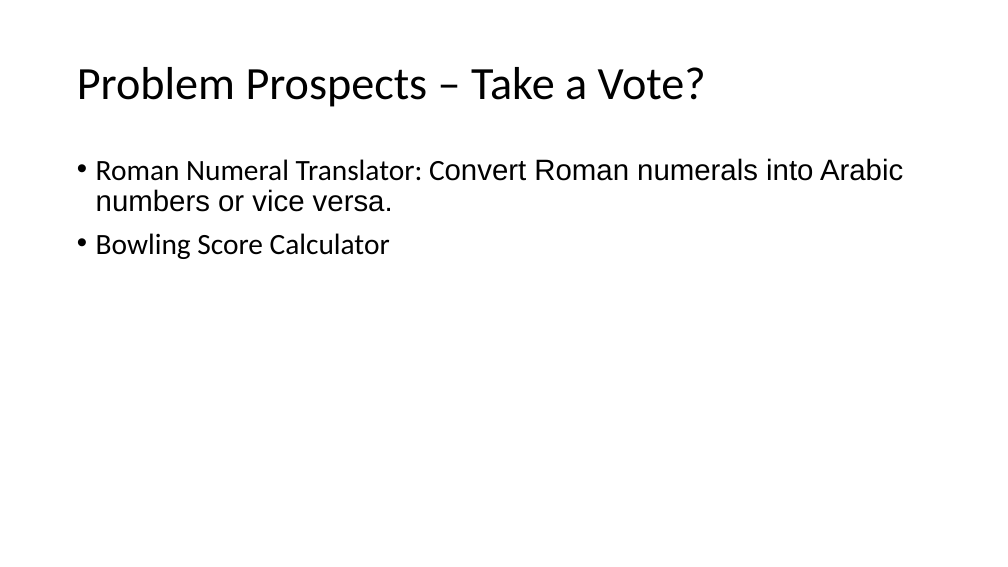
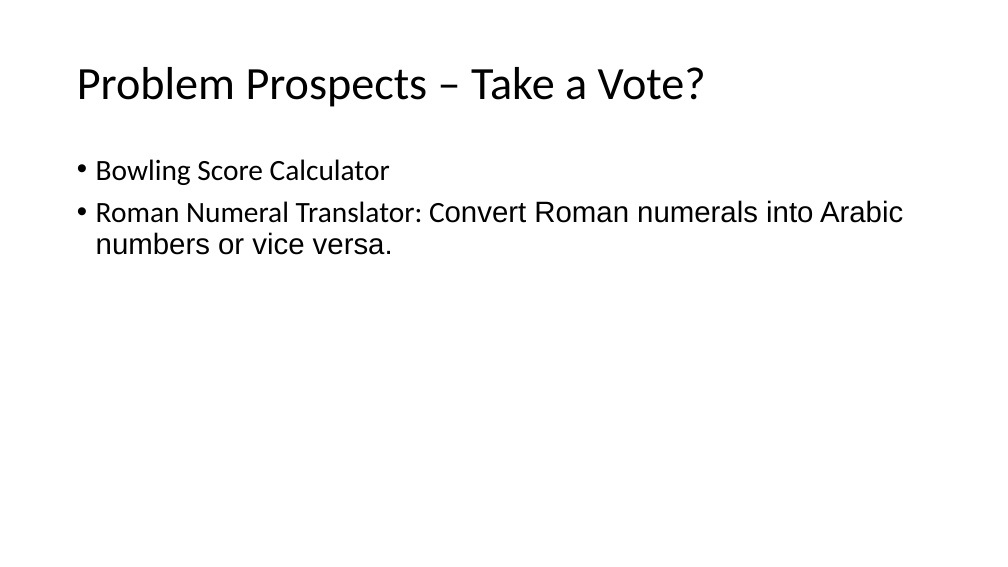
Before and after one commit to jonathan-r-jones/Mob-Programming-Demo, a slide deck: slide 10 of mob.pptx. Drawn at 1008x567 pixels with LibreOffice and Linux fonts; fonts in the diff are those of the drawing. Boxes give left, top, right and bottom in pixels: in the first picture for what was removed or moved away, otherwise in the second. Text is boxed around its words. In the diff, an @@ line names an element or a change of style, - is before the commit and + after.

Commit message:
Nov-11-2020_10:48_PM

```diff
--- a/mob.pptx
+++ b/mob.pptx
@@ text at box(96, 159, 390, 185): paragraph added @@
+• Bowling Score Calculator
@@ text at box(96, 233, 390, 259): paragraph removed @@
-• Bowling Score Calculator
```
Also in this commit, not shown: 1 other slide changed, 1 slide added.
